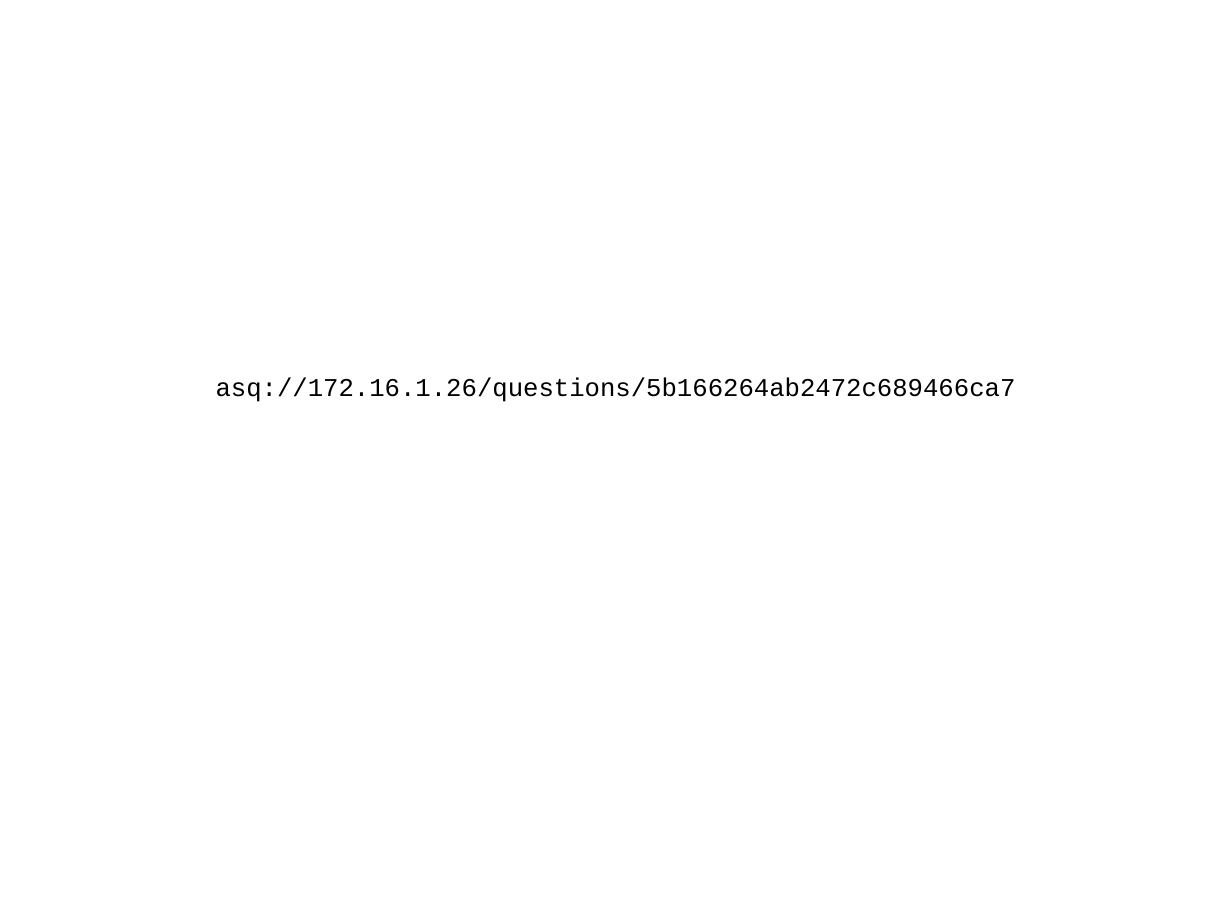
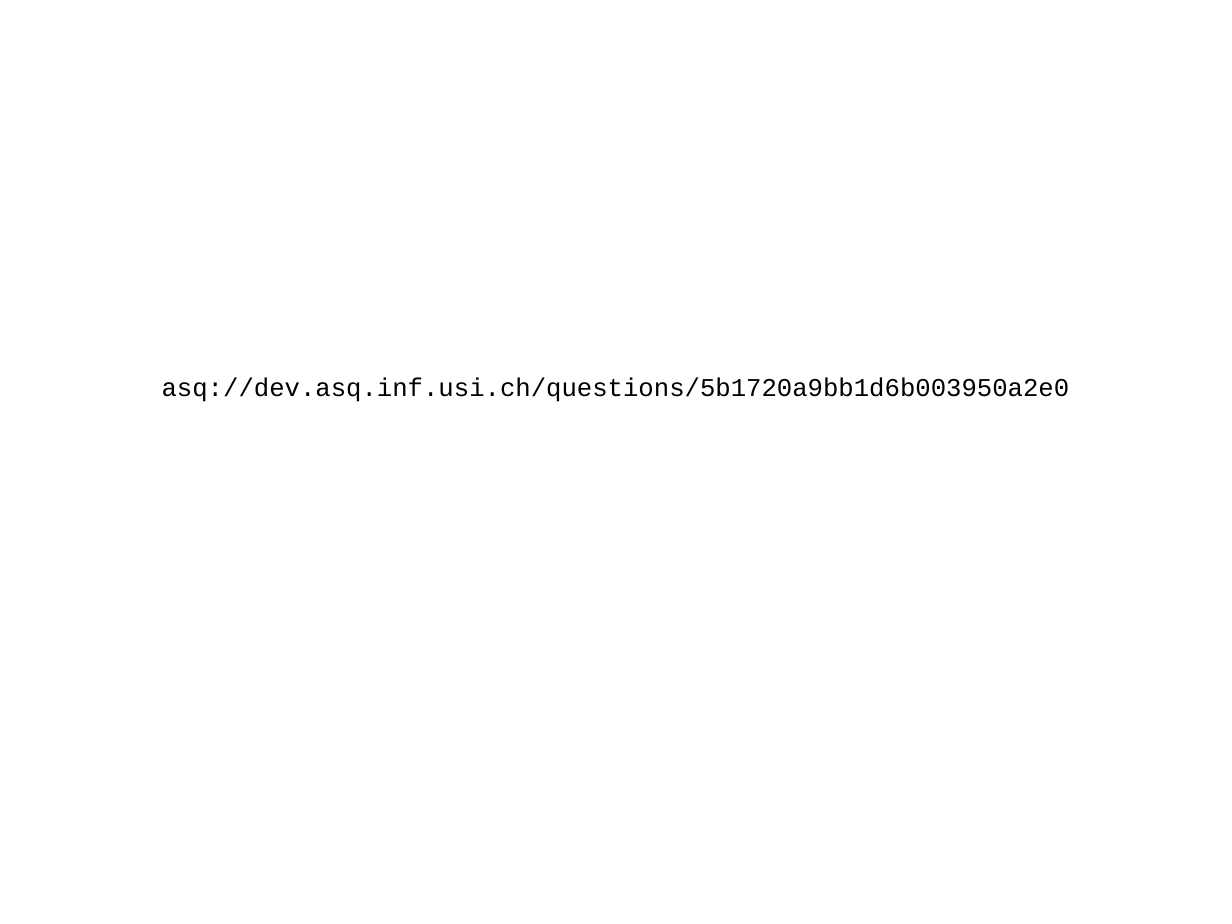
Before and after one commit to triglian/2018-icwe-tutorial, a slide deck: slide 4 of import.pptx. Drawn at 1232x924 pixels with LibreOffice and Linux fonts; fonts in the diff are those of the drawing. Boxes give left, top, right and bottom in pixels: in the first picture for what was removed or moved away, otherwise in the second. Text is boxed around its words. In the diff, an @@ line names an element or a change of style, - is before the commit and + after.

```diff
--- a/import.pptx
+++ b/import.pptx
@@ title at <box>162,377,1070,402</box>: text changed @@
-asq://172.16.1.26/questions/5b166264ab2472c689466ca7
+asq://dev.asq.inf.usi.ch/questions/5b1720a9bb1d6b003950a2e0
```
Also in this commit, not shown: 2 other slides changed, 11 other files.
